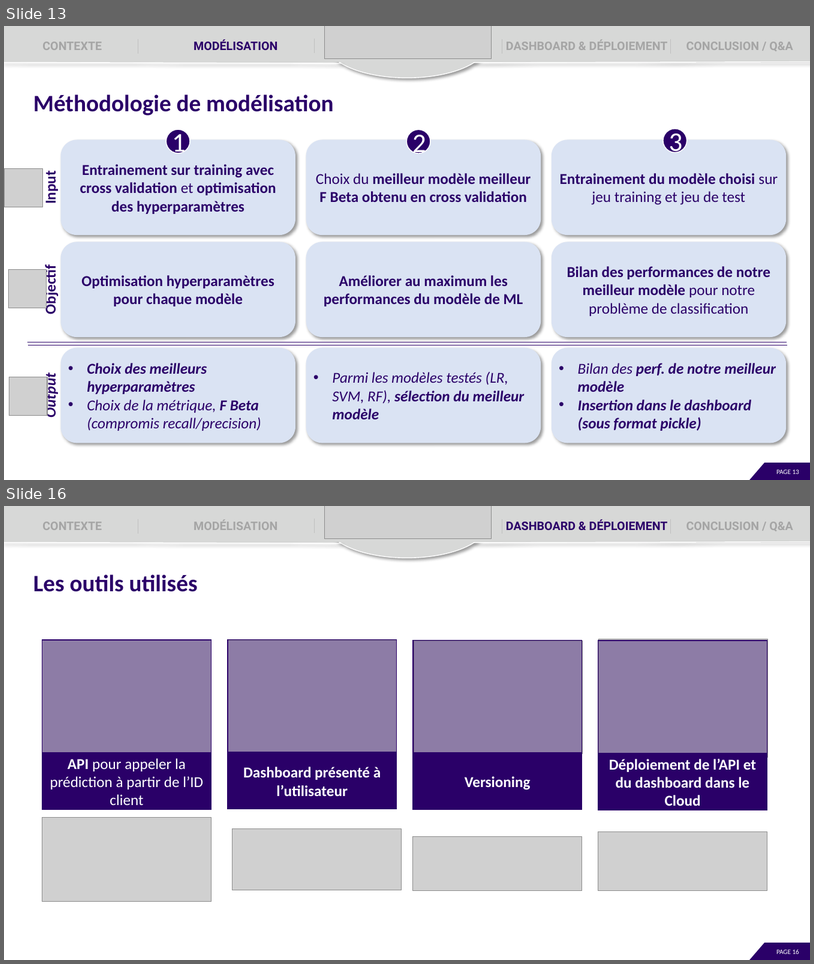
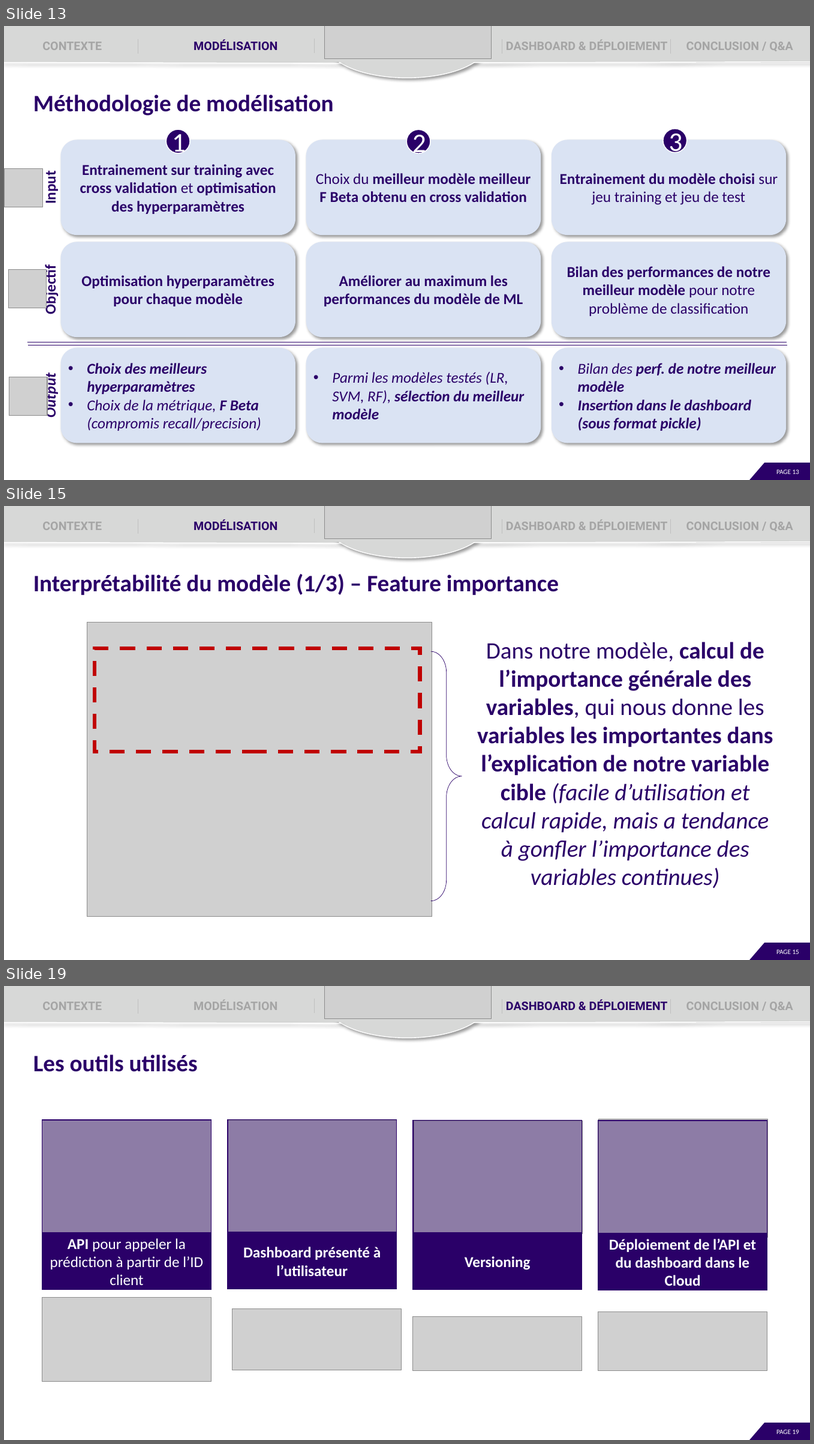
Before and after one commit to EtudiantOC2/implement_scoring_model_v2, a slide deck: evaluation/P7_Presentation.pptx. Shown one above the other, each under a label of ours: slides 13 and 16 before the commit, slides 13, 15 and 19 after it; the slides between them are not shown. The pictures are 814x964 and 814x1444 pixels, drawn with LibreOffice and Linux fonts; fonts in the diff are those of the drawing; grey boxes stand for pictures. Boxes give left, top, right and bottom in pixels: in the first picture for what was removed or moved away, otherwise in the second. Text is boxed around its words. In the diff, an @@ line names an element or a change of style, - is before the commit and + after.

```diff
--- a/evaluation/P7_Presentation.pptx
+++ b/evaluation/P7_Presentation.pptx
@@ slide 15 added at [4, 506, 810, 960], background #FFFFFF @@
@@ rectangle added at [4, 506, 810, 542], fill #D7D8D7, outline #D7D8D7 1 pt @@
@@ text added at [42, 522, 102, 530], 14 pt, text #A5A5A5, bold @@
+CONTEXTE
@@ line added from (138, 519) to (138, 533), #BFBFBF 0.5 pt @@
@@ text added at [194, 519, 278, 530], 14 pt, text #2A0068, bold @@
+MODÉLISATION
@@ rectangle added at [303, 506, 511, 541], fill #D7D8D7, outline #D7D8D7 1 pt @@
@@ line added from (315, 519) to (315, 532), #BFBFBF 0.5 pt @@
@@ picture added at [324, 506, 492, 538] @@
@@ ellipse added at [327, 506, 487, 558], fill #D7D8D7, outline #FFFFFF 1 pt @@
@@ line added from (503, 519) to (503, 533), #BFBFBF 0.5 pt @@
@@ text added at [506, 520, 668, 530], 14 pt, text #A5A5A5, bold @@
+DASHBOARD & DÉPLOIEMENT
@@ line added from (671, 519) to (671, 533), #BFBFBF 0.5 pt @@
@@ text added at [687, 522, 794, 531], 14 pt, text #A5A5A5, bold @@
+CONCLUSION / Q&A
@@ line added from (474, 542) to (810, 541), #FFFFFF 1 pt @@
@@ line added from (4, 542) to (341, 544), #FFFFFF 1 pt @@
@@ text added at [33, 574, 559, 595], 28 pt, text #2A0068, bold @@
+Interprétabilité du modèle (1/3) – Feature importance
@@ picture added at [87, 622, 432, 916] @@
@@ rectangle added at [95, 648, 420, 751], outline #C00000 4.5 pt dashed @@
@@ text added at [477, 642, 774, 888], 28 pt, text #2A0068 @@
+Dans notre modèle, calcul de l’importance générale des variables, qui nous donne les variables les importantes dans l’explication de notre variable cible (facile d’utilisation et calcul rapide, mais a tendance à gonfler l’importance des variables continues)
@@ right brace added at [431, 651, 462, 900], outline #2A0068 0.5 pt @@
@@ rectangle added at [750, 943, 810, 960], fill #2A0068, outline #2A0068 1 pt @@
@@ right triangle added at [750, 939, 767, 959], fill #FFFFFF, outline #FFFFFF 1 pt @@
@@ page number added at [777, 949, 800, 954], 8 pt, text #FFFFFF @@
+PAGE 15
@@ what was slide 16 is now slide 19 @@
@@ page number at [777, 1429, 800, 1434]: text changed @@
-PAGE 16
+PAGE 19
```
Also in this commit, not shown: 11 slides changed, 1 other file.
